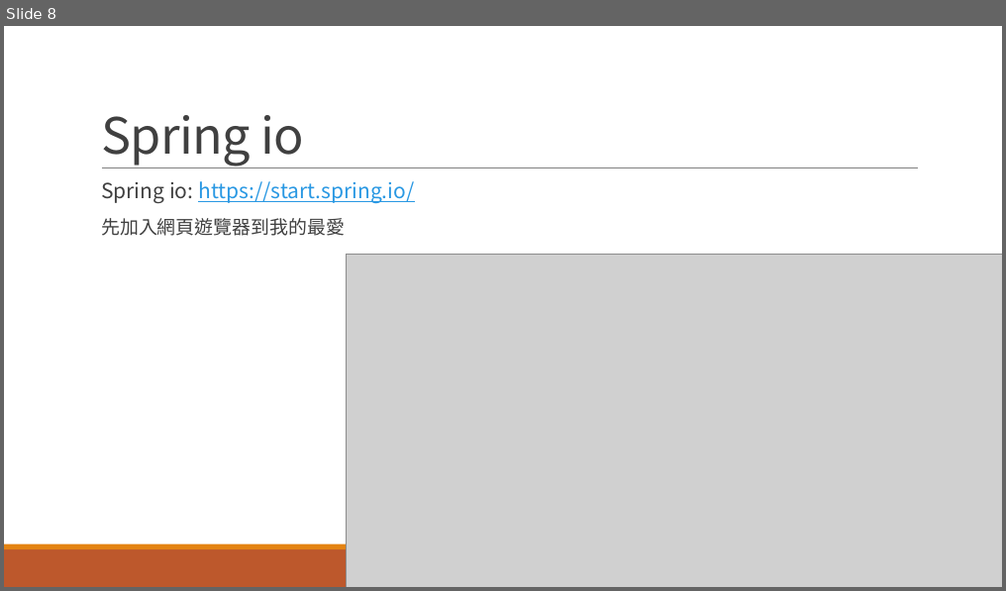
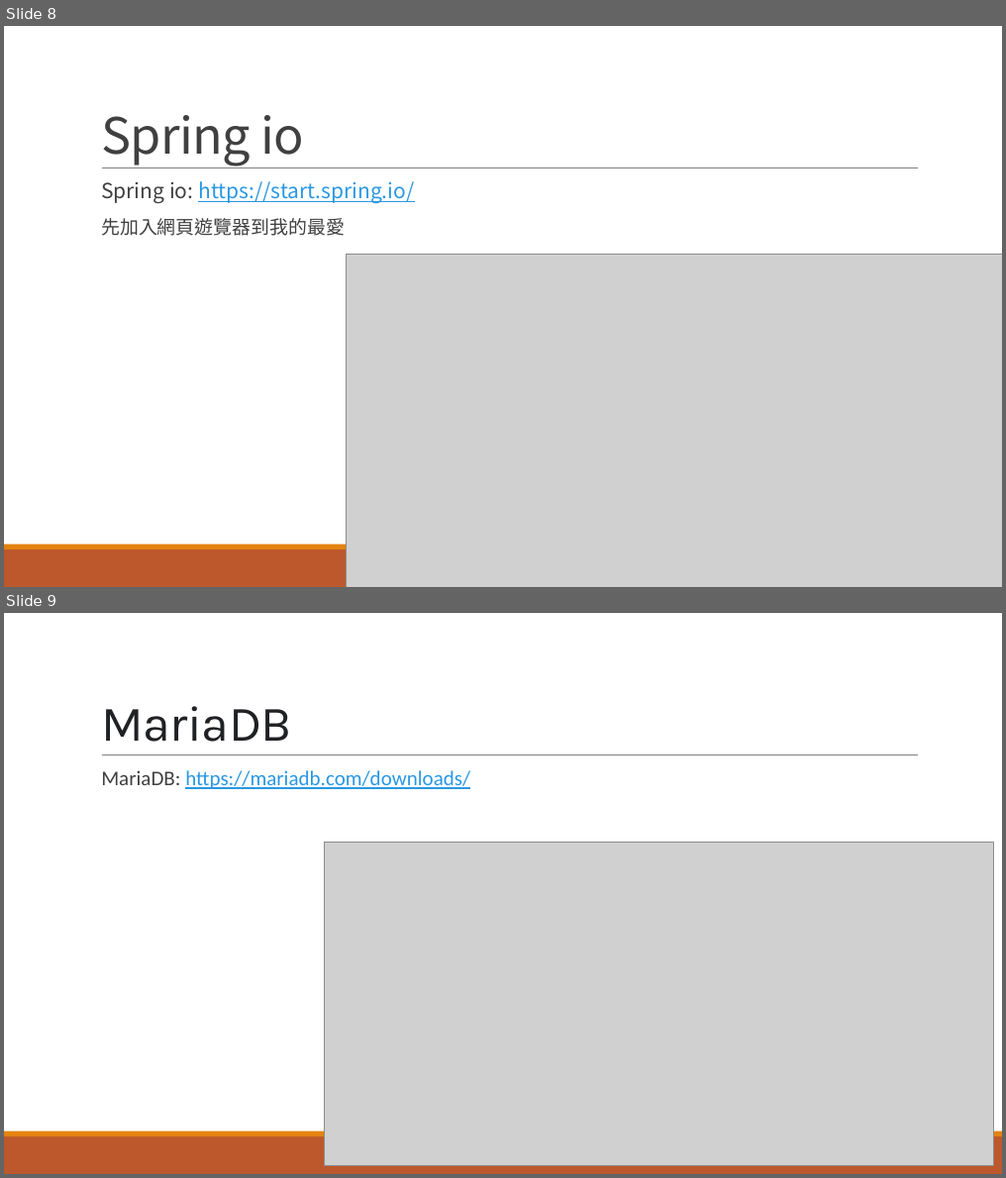
Before and after one commit to LinGaOscar/Java-Learning, a slide deck: doc/JAVA 課前環境配置.pptx. Shown one above the other, each under a label of ours: slide 8 before the commit, slides 8 and 9 after it. The pictures are 1006x591 and 1006x1178 pixels, drawn with LibreOffice and Linux fonts; fonts in the diff are those of the drawing; grey boxes stand for pictures. Boxes give left, top, right and bottom in pixels: in the first picture for what was removed or moved away, otherwise in the second. Text is boxed around its words. In the diff, an @@ line names an element or a change of style, - is before the commit and + after.

```diff
--- a/doc/JAVA 課前環境配置.pptx
+++ b/doc/JAVA 課前環境配置.pptx
@@ slide 9 added at [4,613,1002,1174], background #FFFFFF; not listed: 3 template elements that a slide beside it also shows @@
@@ title added at [101,706,292,742], 48 pt, text #202124 @@
+MariaDB
@@ text added at [101,770,470,789], 20 pt, text #2998E3, underline @@
+  MariaDB: https://mariadb.com/downloads/
@@ picture added at [325,842,994,1166] @@
```
Also in this commit, not shown: 2 other files.
